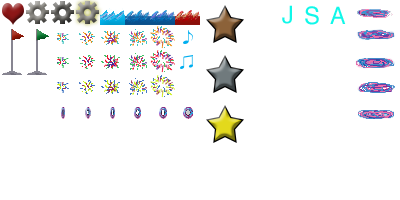
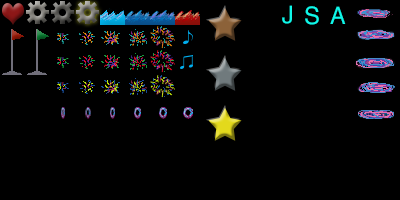
Layers edited between the first and the second 400px x 200px image:
showed "Background" over [0, 0, 400, 200]
